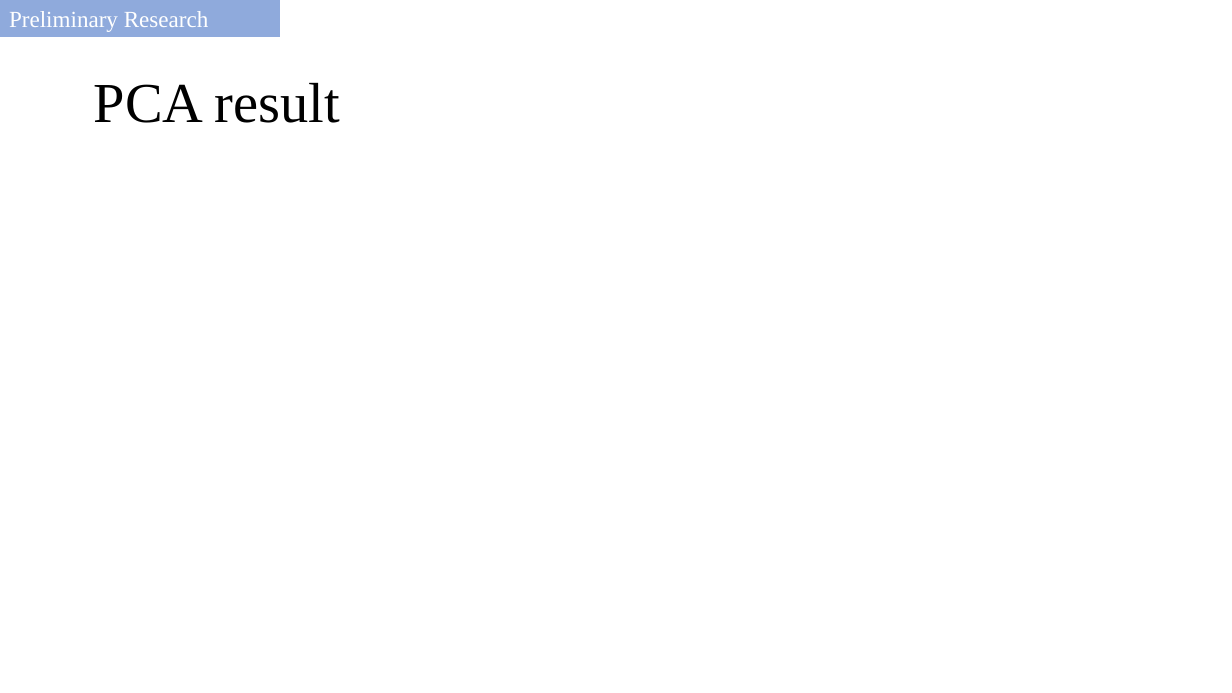
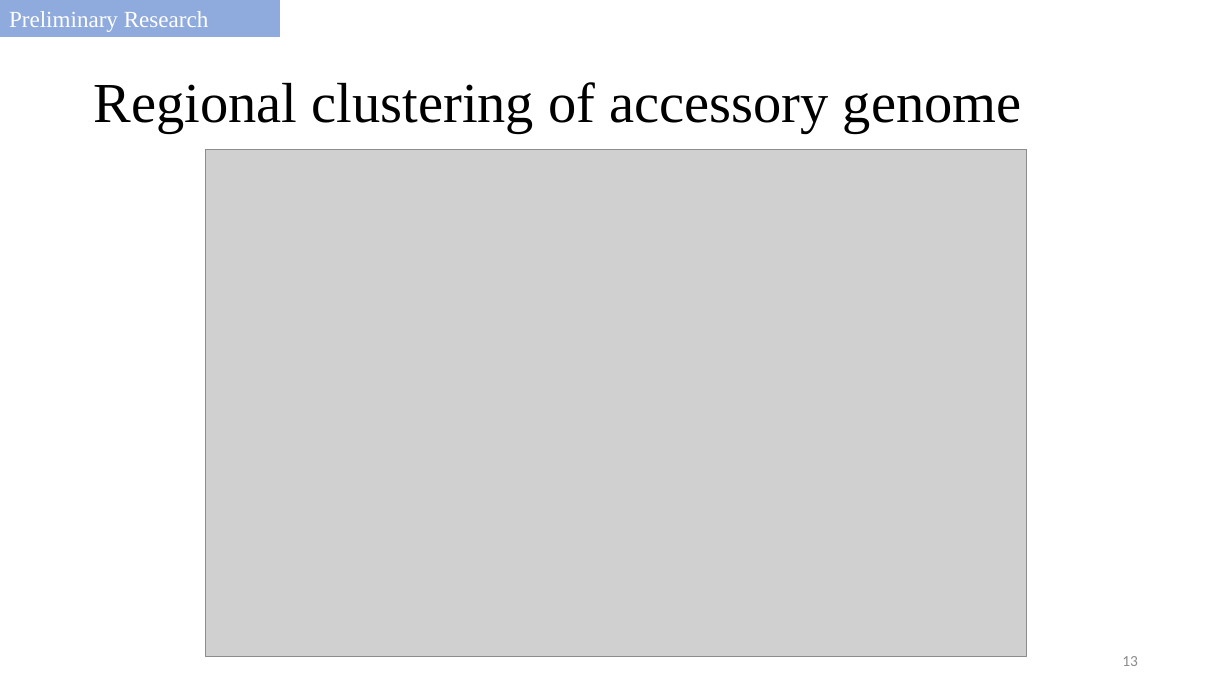
Before and after one commit to salvadorlab/Bovis-PangenomeOfReservoirs, a slide deck: slide 13 of Resources/2021_committeemeeting.pptx. Drawn at 1232x693 pixels with LibreOffice and Linux fonts; fonts in the diff are those of the drawing; grey boxes stand for pictures. Boxes give left, top, right and bottom in pixels: in the first picture for what was removed or moved away, otherwise in the second. Text is boxed around its words. In the diff, an @@ line names an element or a change of style, - is before the commit and + after.

```diff
--- a/Resources/2021_committeemeeting.pptx
+++ b/Resources/2021_committeemeeting.pptx
@@ title at (94,82,1022,133): text changed @@
-PCA result
+Regional clustering of accessory genome
@@ picture added at (205,149,1027,656) @@
@@ page number added at (1122,656,1138,666), 12 pt, text #8C8C8C @@
+13
```
Also in this commit, not shown: 21 other slides changed, 3 slides added, 1 slide removed.
